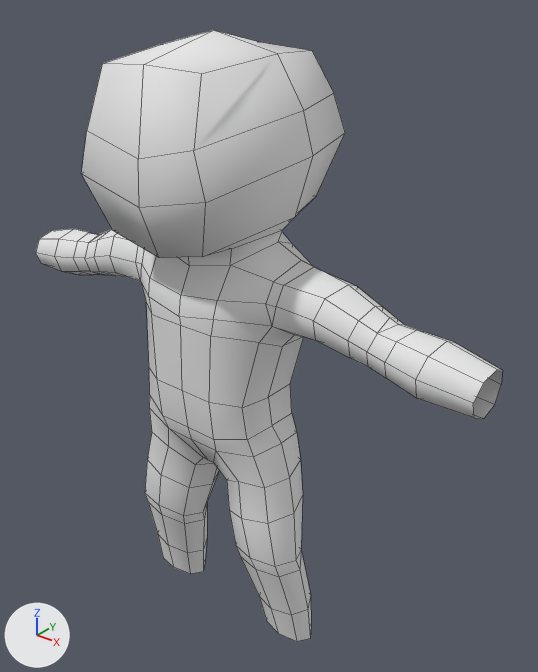
A saved change to the FBX model game/data/models/jrpg.fbx.
One viewpoint serves both versions: a 50 mm camera at (0.877, -0.967, 1.371) aimed at (0.059, 0.055, 0.737). The lights are fixed; the arrows at lower left show +X, +Y and +Z. Mesh edges are drawn as thin lines.

Names of what the first picture shows: 'Character'.
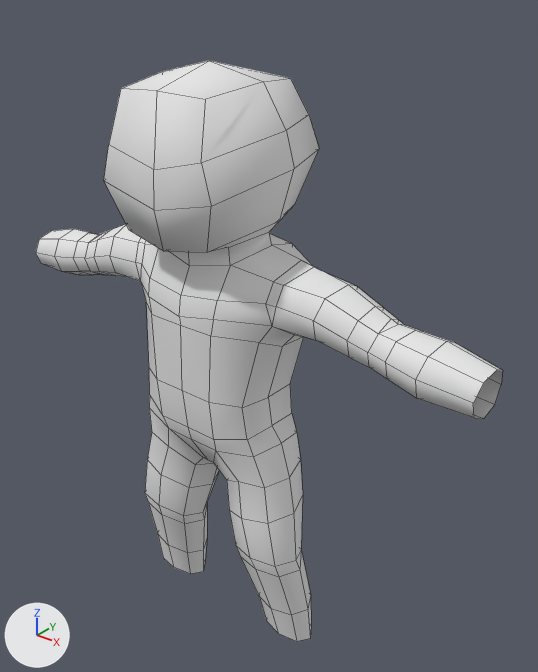
Boxes [x1, y1, x2, y2] around the edits, measured in the pictures (538 x 672 px; the box of a moved part takes in the faces that stretch with it):
'Character', reshaped
    before: [36, 30, 503, 641]
    after: [36, 60, 503, 641]
part 1 of me_cube_001, moved or reshaped
    before: [81, 30, 345, 281]
    after: [104, 60, 319, 281]
part 2 of me_cube_001, moved or reshaped
    both: [313, 285, 375, 357]
part 3 of me_cube_001, moved or reshaped
    before: [348, 306, 416, 362]
    after: [347, 306, 416, 362]
part 4 of me_cube_001, moved or reshaped
    before: [348, 341, 428, 398]
    after: [347, 341, 428, 398]
part 5 of me_cube_001, moved or reshaped
    both: [376, 306, 404, 325]

The change, as a list of edits to the scene's bpy script:
```text
Change me_cube_001:
    used by ob_character; location = (0.0, 0.0, 0.0)
    remove me_cube_001.from_pydata(...)  # 340 vertices, 332 faces; spans x -0.533..0.533, y -0.199..0.152, z 0.083..1.29
    add me_cube_001.from_pydata(...)  # 340 vertices, 332 faces; spans x -0.533..0.533, y -0.168..0.11, z 0.083..1.245
    me_cube_001 part 1: 43 of 340 vertices moved; they spanned x -0.185..0.185, y -0.199..0.152, z 0.942..1.29 and now span x -0.161..0.161, y -0.168..0.101, z 0.948..1.245; mean shift (0.0, -0.011, -0.018); largest move (0.151, 0.152, 1.123) -> (0.132, 0.101, 1.1)
    me_cube_001 part 2: all 3 vertices in x 0.31..0.317, y -0.06..-0.041, z 0.814..0.878 are moved by (-0.001, 0.0, 0.0)
    me_cube_001 part 3: the 1 vertex in x 0.35, y -0.038, z 0.865 is moved by (0.001, 0.0, -0.001)
    me_cube_001 part 4: all 3 vertices in x 0.342..0.379, y -0.06..-0.046, z 0.806..0.838 are moved by (0.001, 0.0, 0.0)
    me_cube_001 part 5: all 5 vertices in x 0.335..0.349, y -0.009..0.052, z 0.788..0.878 are moved by (0.003, 0.0, -0.001)
```
